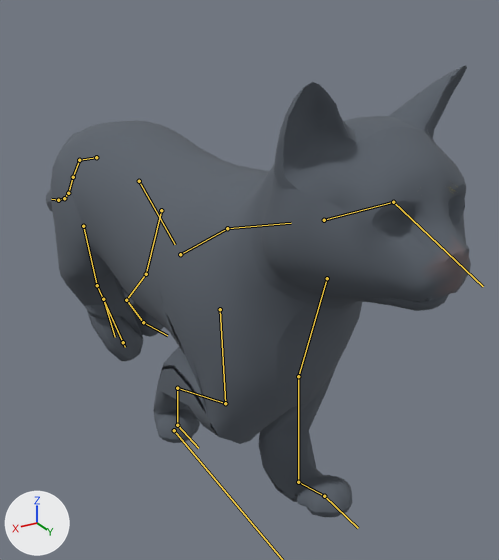
A saved change to the glTF model apps/web/public/avatars/cat.glb.
One viewpoint serves both versions: a 50 mm camera at (0.216, 0.497, 0.336) aimed at (-0.067, 0.024, 0.1). Arrows for +X, +Y and +Z are at lower left; the lights stay in place. The older version comes first. Both versions are drawn at frame 4 of the action 'walk'; the numbers are the values there. The bones that change, and the others that lie on the model, are drawn over the model as lines.

Names of what the first picture shows: 'VIS_cat'.
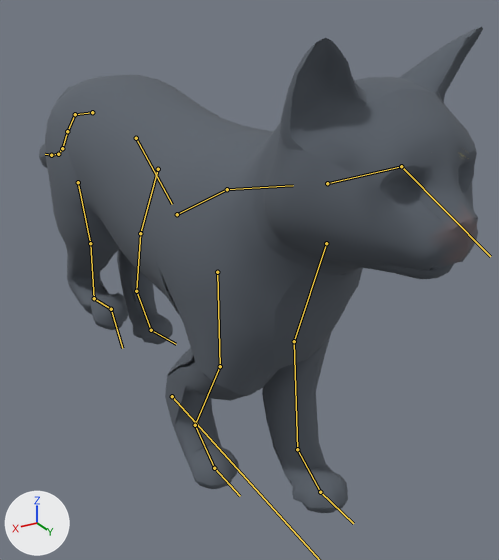
What differs and where, as boxes [x1, y1, x2, y2] in the pictures (499 x 560 px):
'VIS_cat', posed (8% taller)
    before: [46, 65, 471, 517]
    after: [39, 27, 483, 513]
bone 'spine_01', root to tip
    before: (139, 181) to (175, 244)
    after: (136, 138) to (172, 204)
bone 'hindleg_upper_L', root to tip
    before: (146, 274) to (126, 300)
    after: (140, 233) to (136, 291)
bone 'hindleg_lower_L', root to tip
    before: (126, 300) to (143, 322)
    after: (136, 291) to (151, 330)
bone 'hindpaw_L', root to tip
    before: (143, 322) to (167, 335)
    after: (151, 330) to (176, 344)
bone 'hindleg_upper_R', root to tip
    before: (97, 285) to (125, 347)
    after: (90, 243) to (94, 298)
bone 'hindleg_lower_R', root to tip
    before: (123, 342) to (104, 300)
    after: (94, 298) to (111, 309)
bone 'hindpaw_R', root to tip
    before: (103, 299) to (115, 337)
    after: (111, 309) to (122, 348)
bone 'foreleg_upper_L', root to tip
    before: (298, 376) to (298, 482)
    after: (294, 341) to (297, 449)
bone 'foreleg_lower_L', root to tip
    before: (298, 482) to (324, 496)
    after: (297, 449) to (320, 492)
bone 'forepaw_L', root to tip
    before: (324, 496) to (358, 528)
    after: (320, 492) to (353, 523)
bone 'foreleg_upper_R', root to tip
    before: (225, 403) to (177, 388)
    after: (220, 366) to (195, 425)
bone 'foreleg_lower_R', root to tip
    before: (177, 388) to (177, 425)
    after: (195, 425) to (214, 468)
bone 'forepaw_R', root to tip
    before: (177, 425) to (198, 448)
    after: (214, 468) to (240, 496)

The edits, one by one:
Bone 'root' (bone_root) moves from (0.0, 0.0, -0.047) to (0.0, 0.0, -0.01).
Bone 'spine_01' (bone_spine_01) turns from (0, 0, 2) to (-4, 0, 2) degrees about its own x, y and z.
Bone 'hindleg_upper_L' (bone_hindleg_upper_l) turns from (-16, 1, -3) to (22, 1, 2) degrees about its own x, y and z.
Bone 'hindleg_lower_L' (bone_hindleg_lower_l) turns from (69, 0, 3) to (6, -1, -1) degrees about its own x, y and z.
Bone 'hindpaw_L' (bone_hindpaw_l) turns from (-53, 5, -5) to (-25, 4, -1) degrees about its own x, y and z.
Bone 'hindleg_upper_R' (bone_hindleg_upper_r) turns from (45, -2, 9) to (17, 2, -1) degrees about its own x, y and z.
Bone 'hindleg_lower_R' (bone_hindleg_lower_r) moves from (0.0, -0.003, 0.004) to (0.0, 0.0, 0.0).
Bone 'hindleg_lower_R' (bone_hindleg_lower_r) turns from (96, 29, -73) to (56, 0, 0) degrees about its own x, y and z.
Bone 'hindpaw_R' (bone_hindpaw_r) moves from (0.0, 0.001, -0.001) to (0.0, 0.0, 0.0).
Bone 'hindpaw_R' (bone_hindpaw_r) turns from (148, 42, -62) to (-102, -7, 12) degrees about its own x, y and z.
Bone 'foreleg_upper_L' (bone_foreleg_upper_l) turns from (11, 3, -5) to (16, 3, -3) degrees about its own x, y and z.
Bone 'foreleg_lower_L' (bone_foreleg_lower_l) turns from (68, 3, 2) to (25, 2, -1) degrees about its own x, y and z.
Bone 'forepaw_L' (bone_forepaw_l) turns from (-79, 2, -3) to (-38, 4, -1) degrees about its own x, y and z.
Bone 'foreleg_upper_R' (bone_foreleg_upper_r) turns from (-72, 3, 1) to (-28, 2, -3) degrees about its own x, y and z.
Bone 'foreleg_lower_R' (bone_foreleg_lower_r) turns from (37, 4, 0) to (59, 4, 1) degrees about its own x, y and z.
Bone 'forepaw_R' (bone_forepaw_r) turns from (36, 2, 1) to (-27, 2, 1) degrees about its own x, y and z.
